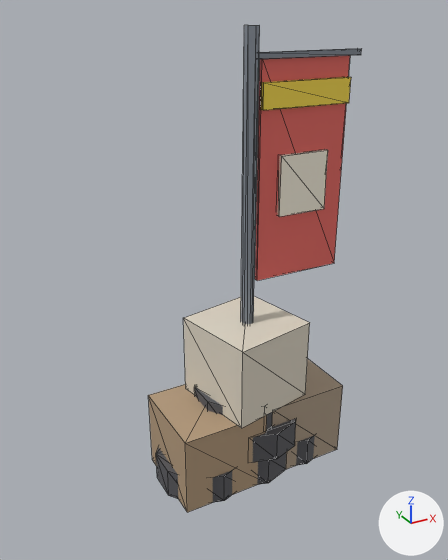
An edit to the glTF model assets/models/common_props_kit.glb, drawn before and after from the same camera.
The view is the same before and after, from a 50 mm camera at (-2.73, -4.5, 4.33) aimed at (-0.2, 0.09, 2.03). Lighting does not change. The marker at lower right points along +X, +Y and +Z. The older version comes first. Mesh edges are drawn as thin lines.

Before the edit, the objects in view are built like this:
```python
me_cp_banner_flag = bpy.data.meshes.new('cp_banner_flag')
me_cp_banner_flag.from_pydata(...)  # 52 vertices, 80 faces; spans x -0.25..1.1, y -0.25..0.25, z 0.0..4.2
# faces by material slot: [32, 12, 12, 12, 12]
me_cp_banner_flag.materials.append(mat_steeldark)  # grey #868e97
me_cp_banner_flag.materials.append(mat_signalred)  # red #e76c65
me_cp_banner_flag.materials.append(mat_safetyyellow)  # yellow #f9dd50
me_cp_banner_flag.materials.append(mat_cream)  # pale yellow #f8f1df
me_cp_banner_flag.materials.append(mat_concrete)  # light grey #cecdc7
me_cp_crate_stack = bpy.data.meshes.new('cp_crate_stack')
me_cp_crate_stack.from_pydata(...)  # 24 vertices, 36 faces; spans x -0.88..0.93, y -0.48..0.52, z 0.0..1.6
# faces by material slot: [12, 12, 12]
me_cp_crate_stack.materials.append(mat_wood)  # beige #b3997c
me_cp_crate_stack.materials.append(mat_wooddark)  # beige #ad9b86
me_cp_crate_stack.materials.append(mat_bleachedwood)  # pale yellow #ddd4c4
me_cp_tyre_stack = bpy.data.meshes.new('cp_tyre_stack')
me_cp_tyre_stack.from_pydata(...)  # 108 vertices, 192 faces; spans x -0.477..0.497, y -0.5..0.51, z -0.01..0.91
# faces by material slot: [108, 84]
me_cp_tyre_stack.materials.append(mat_tyre)  # dark grey #59595d
me_cp_tyre_stack.materials.append(mat_tyrehub)  # light grey #bcbfc4
ob_cp_banner_flag = bpy.data.objects.new('cp_banner_flag', me_cp_banner_flag)
ob_cp_banner_flag.location = (0.0, 0.0, 0.0)
ob_cp_crate_stack = bpy.data.objects.new('cp_crate_stack', me_cp_crate_stack)
ob_cp_crate_stack.location = (0.0, 0.0, 0.0)
ob_cp_tyre_stack = bpy.data.objects.new('cp_tyre_stack', me_cp_tyre_stack)
ob_cp_tyre_stack.location = (0.0, 0.0, 0.0)
# also in view: 'cp_tyre_pair' at (0.0, 0.02, 0.45)
```
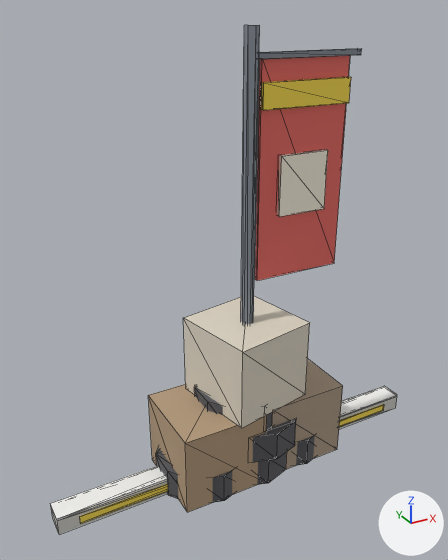
What the commit changed:
Mesh me_cp_kerb is new.
It has 20 vertices, 36 faces and spans x -2.0..2.0, y -0.12..0.11, z 0.0..0.18.
Faces by material slot: [12, 12, 12].
It uses material mat_concrete (light grey #cecdc7).
It uses material mat_white (white #f3f3f1).
It uses material mat_safetyyellow (yellow #f9dd50).
Object 'cp_kerb' (ob_cp_kerb) is new; it shows me_cp_kerb.
Its location is (0.0, 0.0, 0.0).

Location of each change, [x1, y1, x2, y2] in pixels of the pictures (448 x 560 px):
'cp_kerb', added: after [50, 386, 397, 534]
    faces in mat_white (white #f3f3f1): [50, 386, 397, 521]
    faces in mat_concrete (light grey #cecdc7): [51, 397, 397, 534]
    faces in mat_safetyyellow (yellow #f9dd50): [80, 404, 384, 523]
